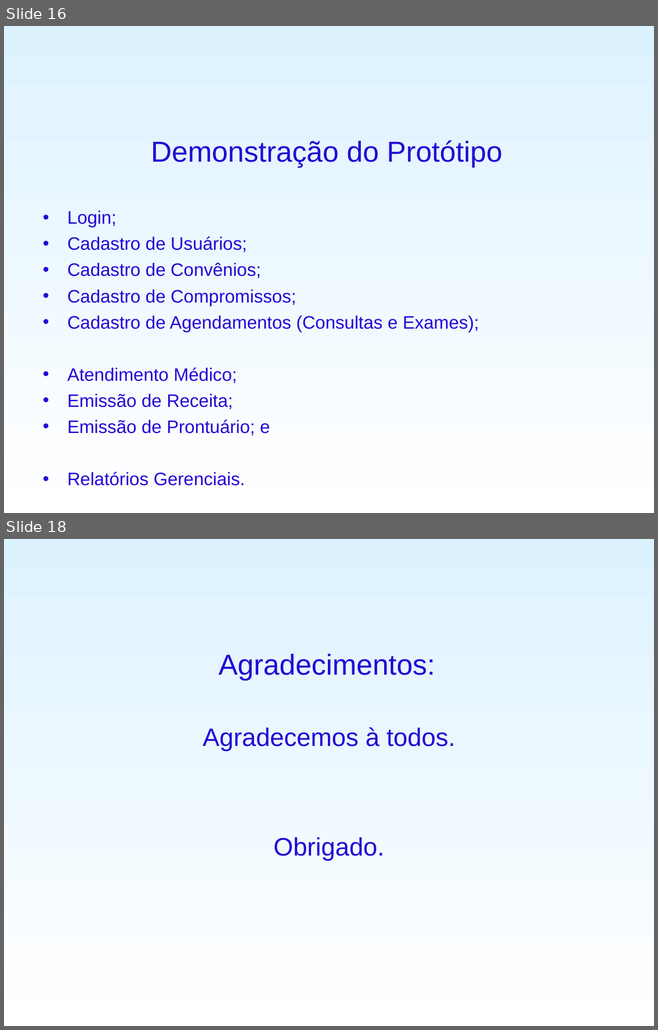
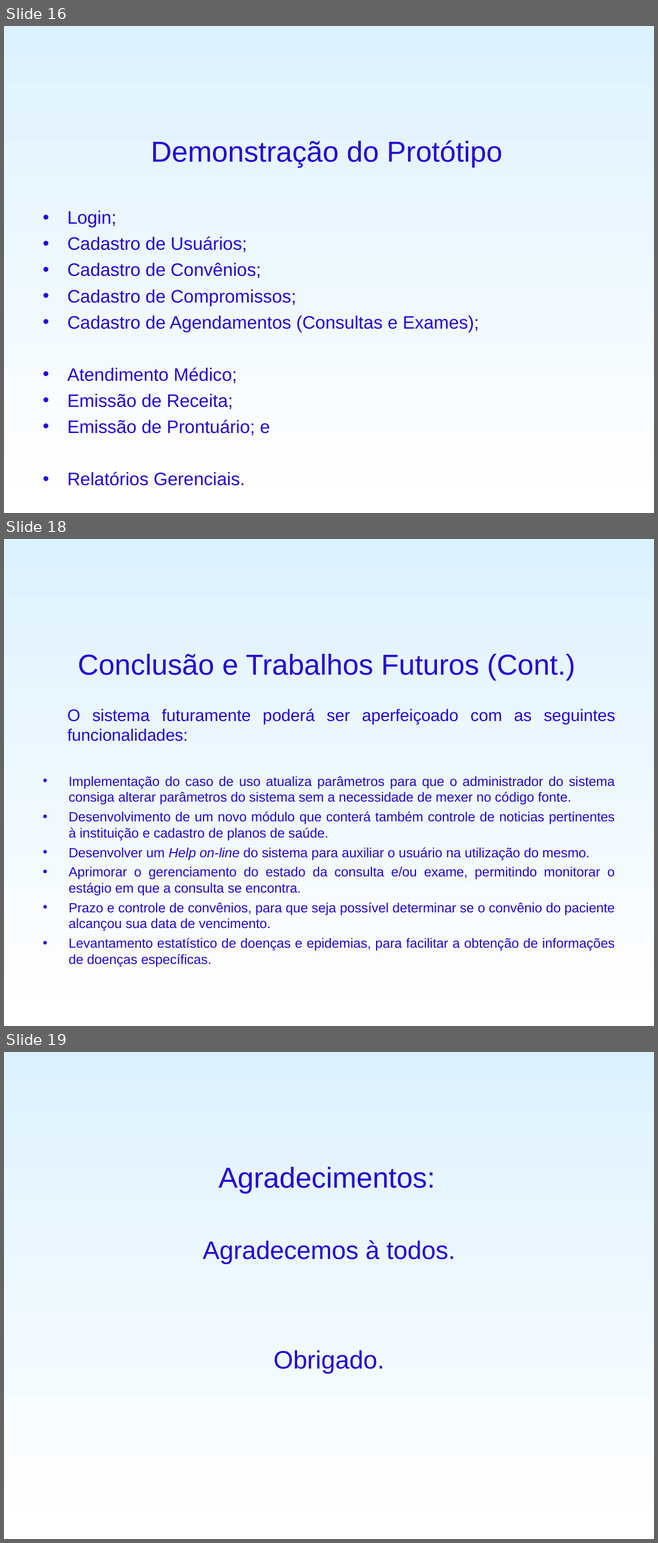
Before and after one commit to fygarciaj/spammichelangelo, a slide deck: SisPAM/PreProjeto/ApresentaçãoTCC.ppt. Shown one above the other, each under a label of ours: slides 16 and 18 before the commit, slides 16, 18 and 19 after it; the slides between them are not shown. The pictures are 658x1030 and 658x1543 pixels, drawn with LibreOffice and Linux fonts; fonts in the diff are those of the drawing; background and template pictures are left out. Boxes give left, top, right and bottom in pixels: in the first picture for what was removed or moved away, otherwise in the second. Text is boxed around its words. In the diff, an @@ line names an element or a change of style, - is before the commit and + after.

```diff
--- a/SisPAM/PreProjeto/ApresentaçãoTCC.ppt
+++ b/SisPAM/PreProjeto/ApresentaçãoTCC.ppt
@@ slide 18 added at [4,539,654,1026], background gradient #DDF2FF to #FFFFFF @@
@@ title added at [78,654,575,681], 32 pt, text #2306D4 @@
+Conclusão e Trabalhos Futuros (Cont.)
@@ text added at [67,708,615,967], 14.8 pt, text #2306D4 @@
+O sistema futuramente poderá ser aperfeiçoado com as seguintes funcionalidades:
+  • Implementação do caso de uso atualiza parâmetros para que o administrador do sistema consiga alterar parâmetros do sistema sem a necessidade de mexer no código fonte.
+  • Desenvolvimento de um novo módulo que conterá também controle de noticias pertinentes à instituição e cadastro de planos de saúde.
+  • Desenvolver um Help on-line do sistema para auxiliar o usuário na utilização do mesmo.
+  • Aprimorar o gerenciamento do estado da consulta e/ou exame, permitindo monitorar o estágio em que a consulta se encontra.
+  • Prazo e controle de convênios, para que seja possível determinar se o convênio do paciente alcançou sua data de vencimento.
+  • Levantamento estatístico de doenças e epidemias, para facilitar a obtenção de informações de doenças específicas.
@@ what was slide 18 is now slide 19 @@
```
Also in this commit, not shown: 1 slide changed, 1 other slide added, 1 slide removed, 2 other files.
